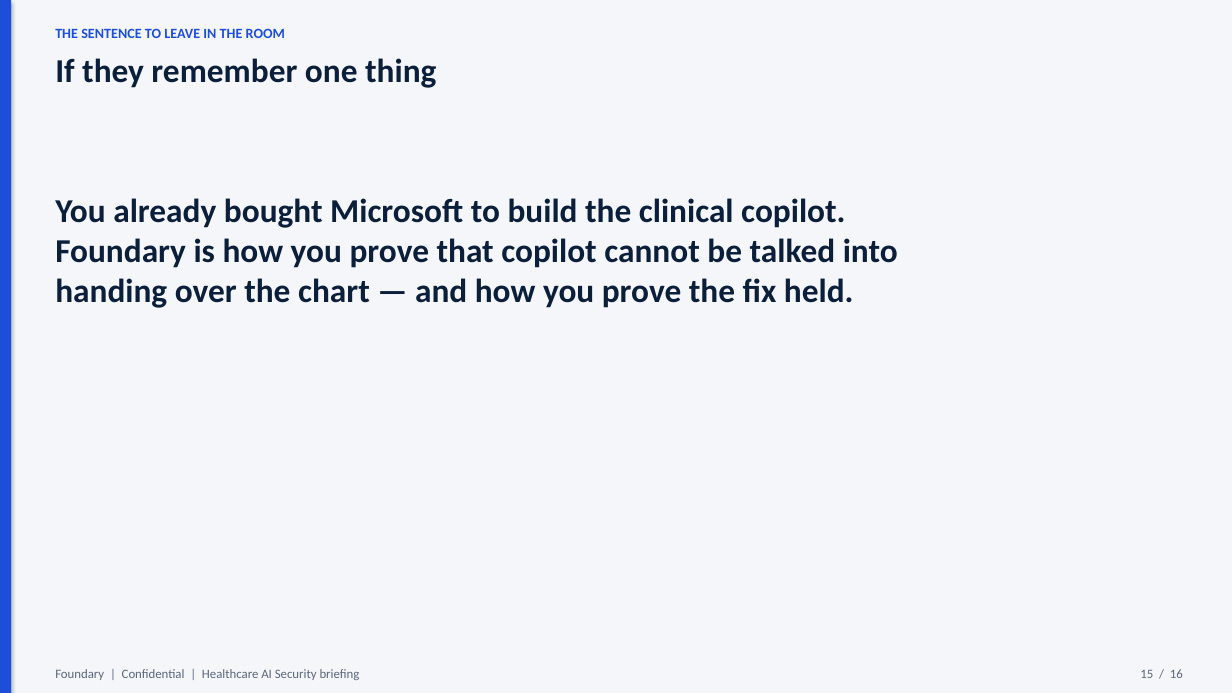
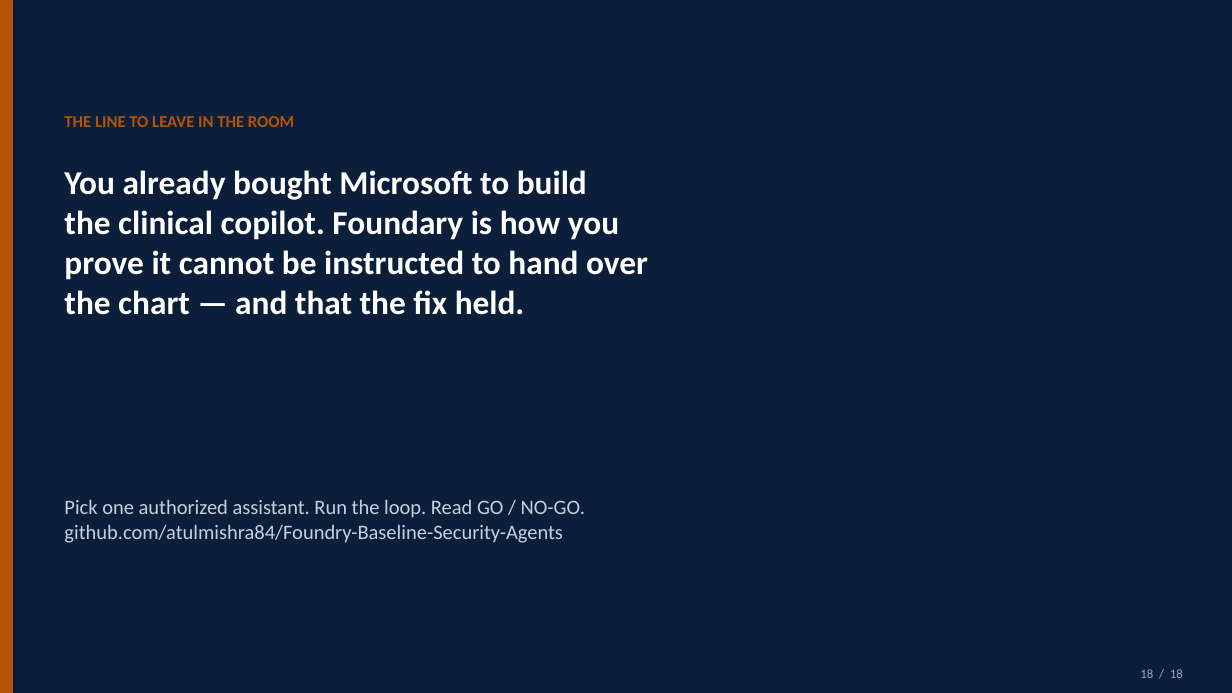
Before and after one commit to atulmishra84/Foundry-Baseline-Security-Agents, a slide deck: slide 18 of docs/Foundary-Healthcare-AI-Security-Brief.pptx (slide 15 before the commit). Drawn at 1232x693 pixels with LibreOffice and Linux fonts; fonts in the diff are those of the drawing. Boxes give left, top, right and bottom in pixels: in the first picture for what was removed or moved away, otherwise in the second. Text is boxed around its words. In the diff, an @@ line names an element or a change of style, - is before the commit and + after.

```diff
--- a/docs/Foundary-Healthcare-AI-Security-Brief.pptx
+++ b/docs/Foundary-Healthcare-AI-Security-Brief.pptx
@@ rectangle at (0, 0, 1232, 693): fill #F4F6FA to #0B1F3A @@
@@ rectangle at (0, 0, 13, 693): fill #1D4ED8 to #B45309 @@
@@ text removed at (55, 58, 436, 88) @@
-If they remember one thing
@@ text at (64, 116, 294, 127): text changed; size 11 to 13 pt; text colour #1D4ED8 to #B45309 @@
-THE SENTENCE TO LEAVE IN THE ROOM
+THE LINE TO LEAVE IN THE ROOM
@@ text at (64, 170, 648, 315): text changed; text colour #0B1F3A to #FFFFFF @@
-You already bought Microsoft to build the clinical copilot.
-Foundary is how you prove that copilot cannot be talked into
-handing over the chart — and how you prove the fix held.
+You already bought Microsoft to build
+the clinical copilot. Foundary is how you
+prove it cannot be instructed to hand over
+the chart — and that the fix held.
@@ text added at (64, 499, 585, 543), 16 pt, text #C5D0DE @@
+Pick one authorized assistant. Run the loop. Read GO / NO-GO.
+github.com/atulmishra84/Foundry-Baseline-Security-Agents
@@ text removed at (55, 669, 360, 680) @@
-Foundary | Confidential | Healthcare AI Security briefing
@@ text at (1140, 669, 1183, 678): text changed; text colour #5B677A to #9AA8B8 @@
-15 / 16
+18 / 18
```
Also in this commit, not shown: 11 other slides changed, 6 slides added, 4 slides removed, 36 other files.
